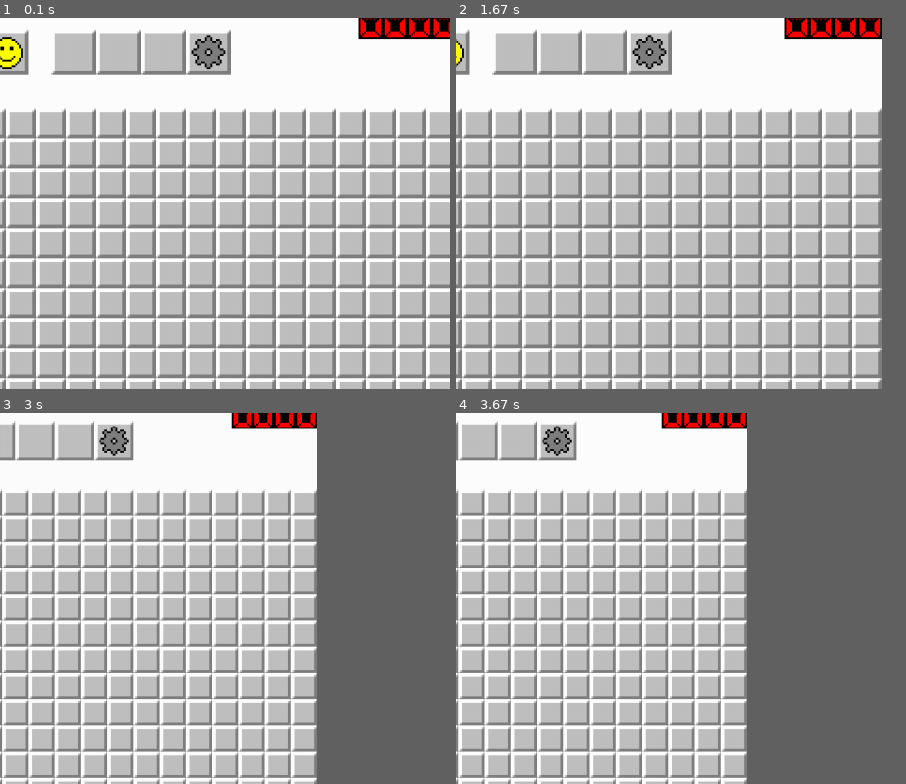
Above: before the commit, frames 1-4 (two rows, left to right).
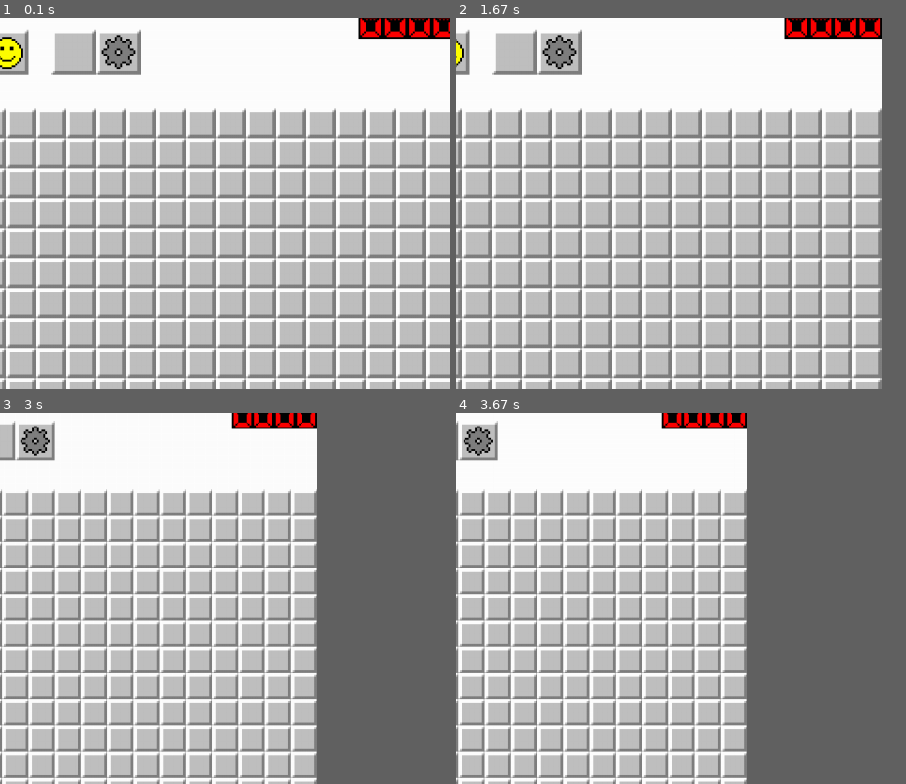
Above: after the commit, the same moments.

Repository: Dahmon/MinesweeperPygame
Game: pygame game, started from minesweeper.py
Same seed, same stepped clock (60 frames per second), same inputs: the game is played once before the commit and once after it.
Inputs (mouse positions are % of the whole screen's width and height, from its top left):
- Up to frame 1 (0.1 s): no input
- Up to frame 2 (1.67 s): click (50, 8) at 0.38 s; hold Left 0.67-1.2 s; click (45, 17) at 1.28 s; hold Down from 1.57 s (still down)
- Up to frame 3 (3 s): release Down at 1.87 s; click (2, 21) at 1.95 s; click (12, 21) at 2.28 s; click (56, 8) at 2.62 s; tap - at 2.9 s
- Up to frame 4 (3.67 s): hold Left 3.23-3.63 s
The pictures show only the part of the screen within x 49-99%, y 3-53%; the shares and areas given below are measured in that part.

The runs differ from the first frame. In frame 1, 2.5% of the frame differs, in the area x 22-52%, y 3-16%; in frame 2, 2.5%; in frame 3, 1.9%; in frame 4, 1.9%.

Commit message:
* Added reset button to Dialog * Added locked state for when dialog is open

Diff:
--- a/classes.py
+++ b/classes.py
@@ -1,12 +1,14 @@
 import pygame
 import math
+import pickle
 from settings import Settings
 from spritesheet import SpriteSheet
 from helpers import readOrCreatePickle
 
 class ModalWindow():
-	def __init__(self, onClick):
-		self.onClick = onClick
+	def __init__(self, toggleDialog, resetGame):
+		self.toggleDialog = toggleDialog
+		self.resetGame = resetGame
 		self.settings = readOrCreatePickle('save', Settings())
 		self.cellSize = 16 * self.settings.scale
 		self.open = False
@@ -26,17 +28,24 @@
 		buttonSize = int(24 * self.settings.scale)
 		buttonPosition = (self.cellSize + buttonSize / 2) + self.cellSize
 		newRect = self.surf.get_rect(topleft=(buttonPosition,buttonPosition))
-		self.closeButton = Button((newRect.x, newRect.y), self._onButtonClick)
-
-	def _onButtonClick(self, event):
-		self.onClick(event)
+		self.closeButton = Button((newRect.x, newRect.y), self.toggleDialog)
+		self.resetButton = Button((newRect.x, newRect.y + (self.cellSize * 14)), self._resetSettings)
+
+	def _resetSettings(self):
+		self.settings = Settings()
+		pickle.dump(self.settings, open('save', 'wb'), pickle.HIGHEST_PROTOCOL)
+		self.resetGame()
+		print('Settings reset')
 
 	def toggleOpen(self):
 		self.open = not self.open
 
 	def updateModalUi(self, screen):
 		if self.open:
+			# Butons
 			self.surf.blit(self.closeButton.surf, self.closeButton.rect)
+			self.surf.blit(self.resetButton.surf, self.resetButton.rect)
+			# Settings info
 			self.surf.blit(self.font.render('Wins: ' + str(self.settings.wins), False, (0, 0, 0)), (self.cellSize * 2, self.cellSize * 4))
 			self.surf.blit(self.font.render('Losses: ' + str(self.settings.losses), False, (0, 0, 0)), (self.cellSize * 10, self.cellSize * 4))
 			self.surf.blit(self.font.render('Resets: ' + str(self.settings.resets), False, (0, 0, 0)), (self.cellSize * 20, self.cellSize * 4))
@@ -50,8 +59,10 @@
 		if self.open:
 			if event.type == pygame.MOUSEBUTTONDOWN:
 				self.closeButton.handleMouseDown(event)
+				self.resetButton.handleMouseDown(event)
 			if event.type == pygame.MOUSEBUTTONUP:
 				self.closeButton.handleMouseUp(event)
+				self.resetButton.handleMouseUp(event)
 
 class Display():
 	def __init__(self, rect, length):
@@ -124,7 +135,7 @@
 			self.surf = pygame.transform.scale(self.buttonSS.image_at(self.buttonSprites[self.type][0]), self.spriteSize)
 
 			if self.rect.collidepoint(pygame.mouse.get_pos()):
-				self.onMouseUp(event)
+				self.onMouseUp()
 
 
 class Face():
--- a/minesweeper.py
+++ b/minesweeper.py
@@ -36,6 +36,7 @@
 	RUNNING = 1
 	WIN = 2
 	IDLE  = 3
+	LOCKED = 4
 
 class Minesweeper:
 	def __init__(self):
@@ -45,6 +46,7 @@
 		self.startTicks = pygame.time.get_ticks()
 		self.gameTime = float()
 		self.gameState = GameState.IDLE.value # 0 = lost, 1 = running, 2 = win, 3 = idle
+		self.gameStatePrev = self.gameState
 
 		# set up variables
 		self.settings = readOrCreatePickle('save', Settings())
@@ -90,13 +92,11 @@
 
 		distanceFromFace = 12 * self.settings.scale
 		positionNextToFace = ((SCREEN_WIDTH / 2) + 24 * self.settings.scale) + distanceFromFace
-		button1 = Button((positionNextToFace, middleOfRow), self._onButton1Click)
-		button2 = Button((positionNextToFace + 24 * self.settings.scale, middleOfRow), self._onButton2Click)
-		button3 = Button((positionNextToFace + 48 * self.settings.scale, middleOfRow), self._onButton3Click)
-		button4 = Button((positionNextToFace + 72 * self.settings.scale, middleOfRow), self.toggleDialog, 'config')
-		self.buttons = [button1, button2, button3, button4]
-
-		self.modal = ModalWindow(self.toggleDialog)
+		controlsButton = Button((positionNextToFace, middleOfRow), self._showControls)
+		configButton = Button((positionNextToFace + 24 * self.settings.scale, middleOfRow), self.toggleDialog, 'config')
+		self.buttons = [controlsButton, configButton]
+
+		self.modal = ModalWindow(self.toggleDialog, self.resetGame)
 		# self.sprites.append(self.modal)
 
 	def _initGame(self):
@@ -148,7 +148,7 @@
 		# update the display
 		pygame.display.flip()
 
-	def _resetGame(self):
+	def resetGame(self):
 		# inc reset counter if reset during game
 		if self.gameState == GameState.RUNNING.value:
 			self.settings.resets += 1
@@ -199,7 +199,7 @@
 					self.settings.scale -= 0.25
 
 				pickle.dump(self.settings, open('save', 'wb'), pickle.HIGHEST_PROTOCOL)
-				self._resetGame()
+				self.resetGame()
 
 			if event.type == KEYDOWN and event.key in (K_UP, K_DOWN, K_LEFT, K_RIGHT):
 				if event.key == K_UP:
@@ -212,9 +212,9 @@
 					self.settings.boardWidth += 1
 
 				pickle.dump(self.settings, open('save', 'wb'), pickle.HIGHEST_PROTOCOL)
-				self._resetGame()
-
-			if event.type == MOUSEBUTTONDOWN:
+				self.resetGame()
+
+			if event.type == MOUSEBUTTONDOWN and self.gameState != GameState.LOCKED.value:
 				self._handleFaceMouseDown(event)
 				self._handleCellMouseDown(event)
 				self._handleButtonMouseDown(event)
@@ -258,7 +258,7 @@
 
 	def _handleFaceMouseUp(self):
 		if self.face.isPressed and self.face.rect.collidepoint(pygame.mouse.get_pos()):
-			self._resetGame()
+			self.resetGame()
 
 		if self.gameState == GameState.WIN.value:
 			self.face.applySprite(self.face.win)
@@ -358,24 +358,15 @@
 				elif cell.lockedState == 1:
 					cell.applySprite(cell.bombIncorrect)
 
-	def _onButton1Click(self, event):
-		print('Wins: ' + str(self.settings.wins))
-		print('Losses: ' + str(self.settings.losses))
-		print('Resets: ' + str(self.settings.resets))
-		print('Win Lengths: ' + listToString(self.settings.winLengths))
-		print('Loss Lengths: ' + listToString(self.settings.lossLengths))
-		print('----')
-		print('Scale: ' + str(self.settings.scale))
-	def _onButton2Click(self, event):
-		self.settings = Settings()
-		pickle.dump(self.settings, open('save', 'wb'), pickle.HIGHEST_PROTOCOL)
-		self._resetGame()
-		print('Settings reset')
-	def _onButton3Click(self, event):
+	def _showControls(self):
 		print('Use <Arrow Keys> to change the width and height of the board')
 		print('Use <Minus> and <Plus> to change the scale of the UI')
 		print('Use <B> to reveal/hide bombs')
-	def toggleDialog(self, event):
+
+	def toggleDialog(self):
+		if not self.modal.open:
+			self.gameStatePrev = self.gameState
+		self.gameState = self.gameStatePrev if self.modal.open else GameState.LOCKED.value
 		self.modal.toggleOpen()
 
 
--- a/resources/Minesweeper.txt
+++ b/resources/Minesweeper.txt
@@ -10,12 +10,7 @@
 	[ ] Simplify cells array by making 1 dimensional and give each cell a position property that would have been equal to the array indexes
 [ ] 2. Holding both mouse buttons should clear area
 	- Might do Ctrl + Mouse Left
-[ ] Implement scaling, it is small
 [ ] Fix positioning of displays to be inline with Face
-[x] Do not count own cell as bomb, for if ratio is set to 1
-	- Fixed by ensuring there is always 2 free cells!
-	- I would guess this happens because on first click, if it's a bomb it moves somewhere else and a new bomb is placed.
-		The same cell is the only non-bomb cell, so might become a bomb again before set inactive
-[x] Fix Face class rect init (Don't like having to pass SCREEN_WIDTH, should calculate and pass center)
-[x] Fix number rendering
-	- How a new Surface is created and all digits are blitted onto it before being rendered on the screen
+[ ] Should be able to reset game (when changing scale) and keep dialog open
+[ ] Timer jumps forward in time when closing dialog, as we only prevent the display from updating not time from updating
+[ ] Improve Modal to be generic Class with other classes positioned inside of
